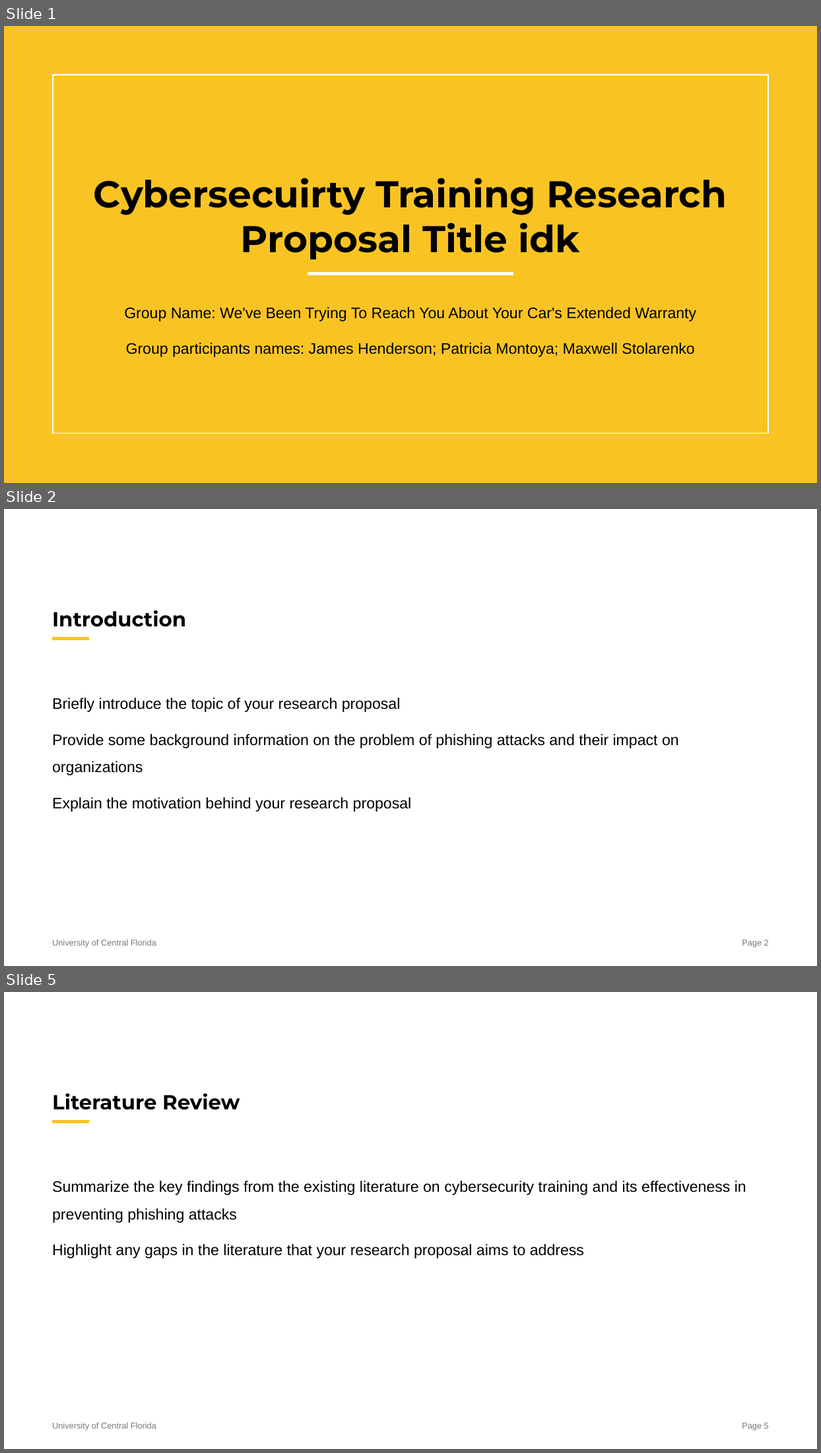
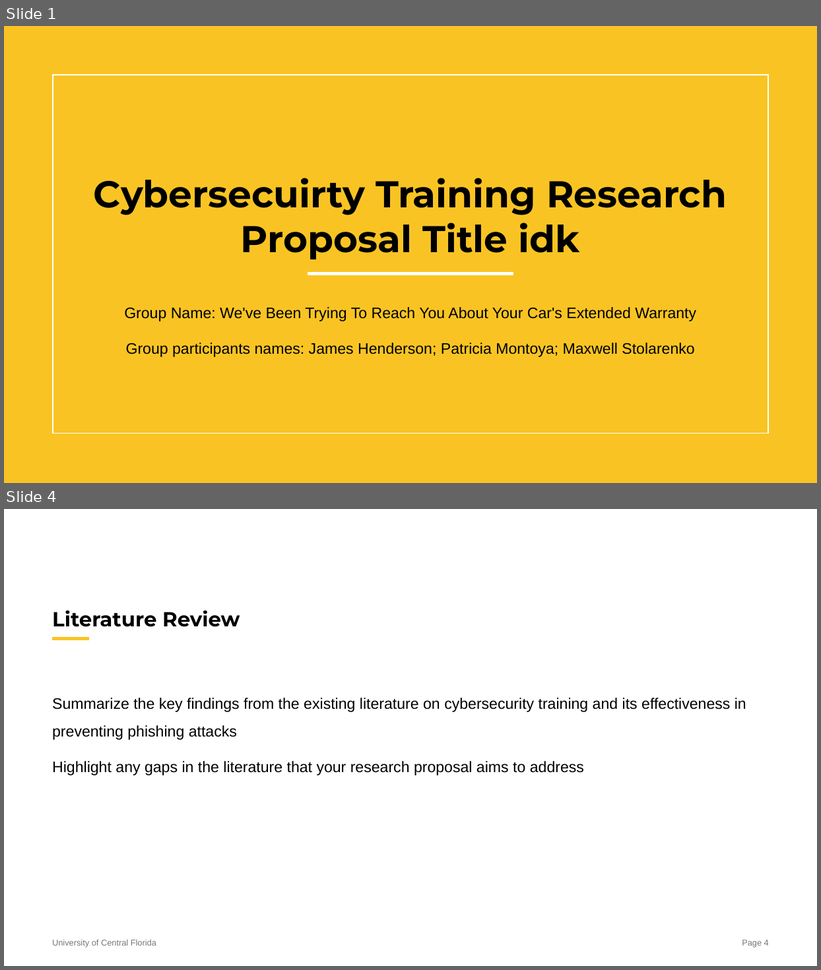
Before and after one commit to snowbowls/W.B.T.T.R.Y.A.Y.C.E.W, a slide deck: PPT/Alpha Review.pptx. Shown one above the other, each under a label of ours: slides 1, 2 and 5 before the commit, slides 1 and 4 after it; the slides between them are not shown. The pictures are 821x1453 and 821x970 pixels, drawn with LibreOffice and Linux fonts; fonts in the diff are those of the drawing; background and template pictures are left out. Boxes give left, top, right and bottom in pixels: in the first picture for what was removed or moved away, otherwise in the second. Text is boxed around its words. In the diff, an @@ line names an element or a change of style, - is before the commit and + after.

```diff
--- a/PPT/Alpha Review.pptx
+++ b/PPT/Alpha Review.pptx
@@ slide 2 removed at [4,509,817,966], background #FFFFFF; not listed: 3 template elements that a slide beside it also shows @@
@@ title removed at [52,610,186,627] @@
-Introduction
@@ text removed at [52,698,679,812] @@
-Briefly introduce the topic of your research proposal
-Provide some background information on the problem of phishing attacks and their impact on organizations
-Explain the motivation behind your research proposal
@@ what was slide 5 is now slide 4 @@
@@ page number at [742,940,769,948]: text changed @@
-Page 5
+Page 4
```
Also in this commit, not shown: 2 slides added, 2 other slides removed, 2 other files.
